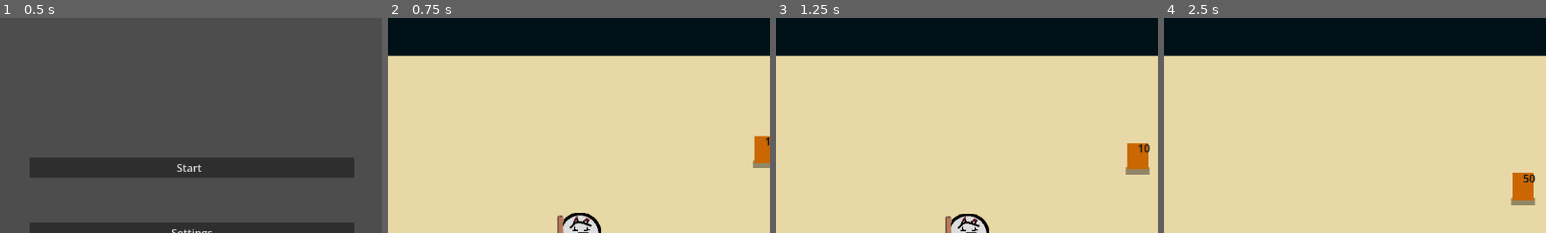
Above: before the commit, frames 1-4 (left to right).
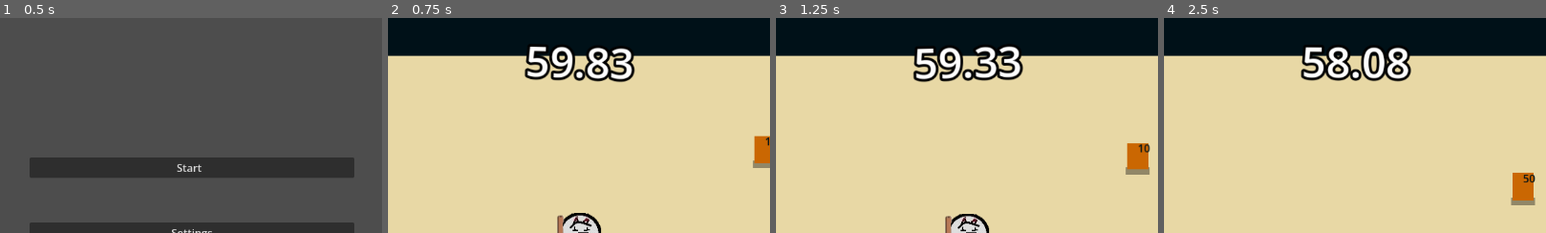
Above: after the commit, the same moments.

Repository: Av1zi/GMTK26
Game: Godot game, scene res://Scenes/main_menu.tscn
The game is run twice, just before and just after one commit, with the same random seed, the same clock (stepped at 60 frames per second) and the same inputs. Sound files missing from this copy of the repository are replaced by a short silence.
Inputs (mouse positions are % of the whole screen's width and height, from its top left):
- Up to frame 1 (0.5 s): no input
- Up to frame 2 (0.75 s): click "Start" at 0.5 s
- Up to frame 3 (1.25 s): no input
- Up to frame 4 (2.5 s): move the mouse to (72, 45) at 1.27 s; hold D (move_right) 1.28-2.03 s; hold Right mouse button (melee) 1.28-2.03 s; move the mouse to (30, 55) at 2.02 s; hold S (move_down) from 2.03 s (still down); click (30, 55) at 2.1 s
The pictures show only the part of the screen within x 25-75%, y 0-50%; the shares and areas given below are measured in that part.

Frame 1 is identical in both runs. In frame 2, 3.3% of the frame differs, in the area x 35-65%, y 13-30%; in frame 3, 3.2%; in frame 4, 3.4%.

Commit message:
timer and ui layer

Diff:
--- a/new-game-project/Scenes/game.tscn
+++ b/new-game-project/Scenes/game.tscn
@@ -1,7 +1,8 @@
-[gd_scene load_steps=5 format=3 uid="uid://bduw5gb057ino"]
+[gd_scene format=3 uid="uid://bduw5gb057ino"]
 
-[ext_resource type="Script" path="res://scripts/game.gd" id="1_5vnjt"]
+[ext_resource type="Script" uid="uid://6fsf3wirayay" path="res://scripts/game.gd" id="1_5vnjt"]
 [ext_resource type="PackedScene" uid="uid://cqpatfifsn3sg" path="res://scenes/player.tscn" id="2_n47hv"]
+[ext_resource type="PackedScene" uid="uid://iqdtrxlra3lw" path="res://scenes/game_timer.tscn" id="3_lnu2h"]
 
 [sub_resource type="RectangleShape2D" id="RectangleShape2D_7nvpe"]
 size = Vector2(1024, 55.3125)
@@ -9,53 +10,72 @@
 [sub_resource type="RectangleShape2D" id="RectangleShape2D_akqs3"]
 size = Vector2(64, 528)
 
-[node name="Game" type="Node2D"]
+[node name="Game" type="Node2D" unique_id=1846741245]
 script = ExtResource("1_5vnjt")
 shake_decay_rate = 5.0
 
-[node name="Background" type="Polygon2D" parent="."]
+[node name="Background" type="Polygon2D" parent="." unique_id=296448679]
 z_index = -50
 color = Color(0, 0.0705882, 0.0980392, 1)
 polygon = PackedVector2Array(-832, -896, -832, 1408, 2176, 1408, 2176, -896)
 
-[node name="StaticBody2D2" type="StaticBody2D" parent="Background"]
+[node name="StaticBody2D2" type="StaticBody2D" parent="Background" unique_id=162487693]
 collision_layer = 2
 collision_mask = 3
 
-[node name="CollisionShape2D" type="CollisionShape2D" parent="Background/StaticBody2D2"]
+[node name="CollisionShape2D" type="CollisionShape2D" parent="Background/StaticBody2D2" unique_id=2077050894]
 position = Vector2(576, 27.6563)
 shape = SubResource("RectangleShape2D_7nvpe")
 
-[node name="StaticBody2D" type="StaticBody2D" parent="Background"]
+[node name="StaticBody2D" type="StaticBody2D" parent="Background" unique_id=889940750]
 collision_layer = 2
 collision_mask = 3
 
-[node name="CollisionShape2D" type="CollisionShape2D" parent="Background/StaticBody2D"]
+[node name="CollisionShape2D" type="CollisionShape2D" parent="Background/StaticBody2D" unique_id=1509898714]
 position = Vector2(576, 611)
 shape = SubResource("RectangleShape2D_7nvpe")
 
-[node name="StaticBody2D3" type="StaticBody2D" parent="Background"]
+[node name="StaticBody2D3" type="StaticBody2D" parent="Background" unique_id=442902055]
 collision_layer = 2
 collision_mask = 3
 
-[node name="CollisionShape2D" type="CollisionShape2D" parent="Background/StaticBody2D3"]
+[node name="CollisionShape2D" type="CollisionShape2D" parent="Background/StaticBody2D3" unique_id=784267586]
 position = Vector2(32, 320)
 shape = SubResource("RectangleShape2D_akqs3")
 
-[node name="StaticBody2D4" type="StaticBody2D" parent="Background"]
+[node name="StaticBody2D4" type="StaticBody2D" parent="Background" unique_id=1888532600]
 collision_layer = 2
 collision_mask = 3
 
-[node name="CollisionShape2D" type="CollisionShape2D" parent="Background/StaticBody2D4"]
+[node name="CollisionShape2D" type="CollisionShape2D" parent="Background/StaticBody2D4" unique_id=918285932]
 position = Vector2(1120, 320)
 shape = SubResource("RectangleShape2D_akqs3")
 
-[node name="Ground" type="Polygon2D" parent="."]
+[node name="Ground" type="Polygon2D" parent="." unique_id=2070150428]
 z_index = -49
 color = Color(0.913725, 0.847059, 0.65098, 1)
 polygon = PackedVector2Array(64, 56, 64, 320, 64, 584, 1088, 584, 1088, 56)
 
-[node name="Player" parent="." instance=ExtResource("2_n47hv")]
+[node name="Player" parent="." unique_id=1563830925 instance=ExtResource("2_n47hv")]
 
-[node name="Camera2D" type="Camera2D" parent="."]
+[node name="Camera2D" type="Camera2D" parent="." unique_id=589097369]
 position = Vector2(576, 323)
+
+[node name="UILayer" type="CanvasLayer" parent="." unique_id=278445691]
+
+[node name="HUD" type="Control" parent="UILayer" unique_id=1871825503]
+layout_mode = 3
+anchors_preset = 15
+anchor_right = 1.0
+anchor_bottom = 1.0
+grow_horizontal = 2
+grow_vertical = 2
+
+[node name="Game timer" parent="UILayer/HUD" unique_id=1192232744 instance=ExtResource("3_lnu2h")]
+layout_mode = 1
+anchors_preset = -1
+anchor_left = 0.5
+anchor_top = 0.1
+anchor_right = 0.5
+anchor_bottom = 0.1
+grow_vertical = 1
--- a/new-game-project/Scenes/game_timer.tscn
+++ b/new-game-project/Scenes/game_timer.tscn
@@ -13,7 +13,13 @@
 timer_label = NodePath("Label")
 
 [node name="Label" type="Label" parent="." unique_id=649280990]
-layout_mode = 0
-offset_right = 40.0
-offset_bottom = 23.0
+layout_mode = 1
+anchors_preset = 15
+anchor_right = 1.0
+anchor_bottom = 1.0
+grow_horizontal = 2
+grow_vertical = 2
+theme_override_colors/font_outline_color = Color(0, 0, 0, 1)
+theme_override_constants/outline_size = 16
+theme_override_font_sizes/font_size = 64
 horizontal_alignment = 1
